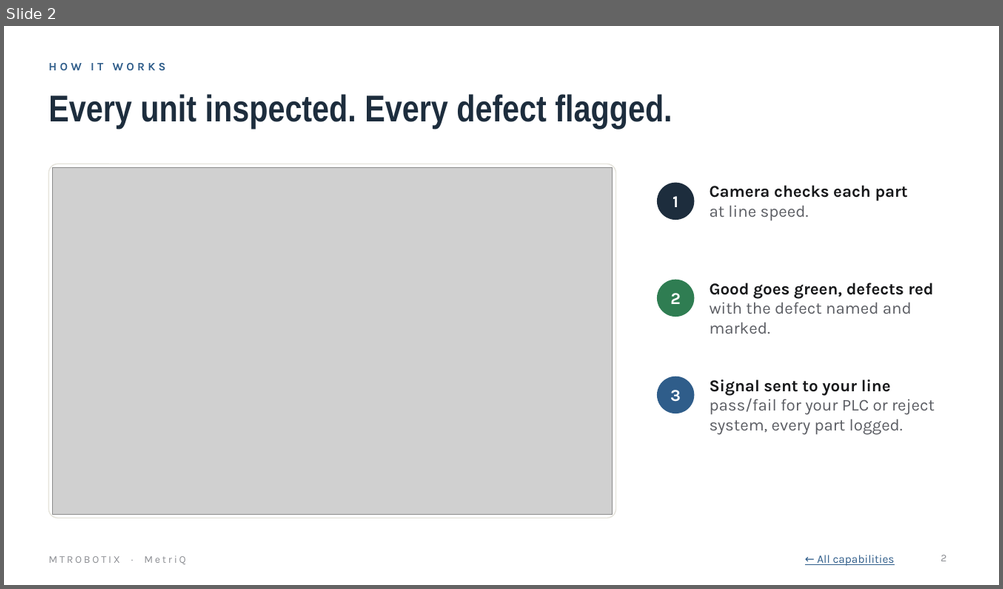
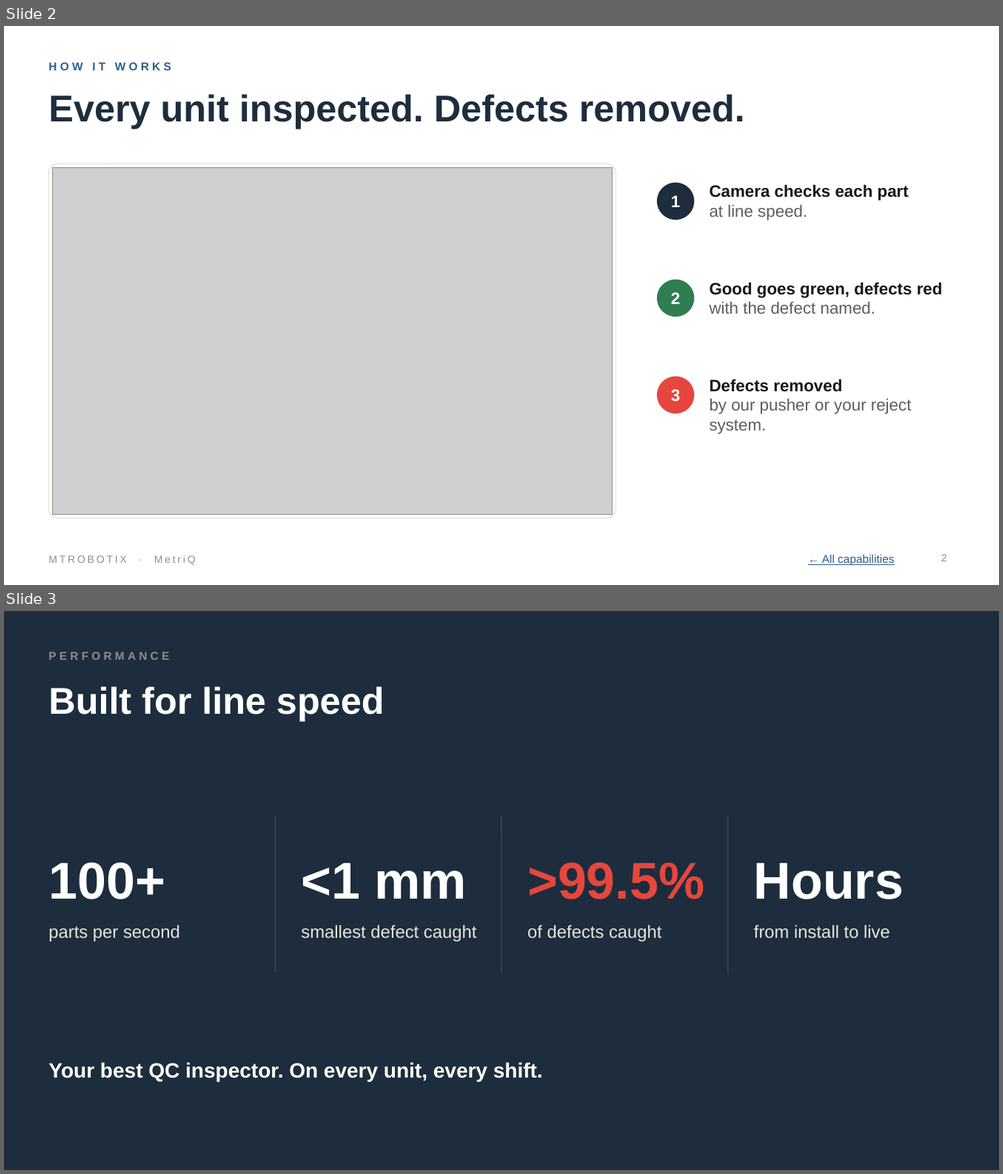
Before and after one commit to MTRobotix/MTR-SOP, a slide deck: content/general/attachments/metriq-pitch-deck.pptx. Shown one above the other, each under a label of ours: slide 2 before the commit, slides 2 and 3 after it. The pictures are 1003x589 and 1003x1174 pixels, drawn with LibreOffice and Linux fonts; fonts in the diff are those of the drawing; grey boxes stand for pictures. Boxes give left, top, right and bottom in pixels: in the first picture for what was removed or moved away, otherwise in the second. Text is boxed around its words. In the diff, an @@ line names an element or a change of style, - is before the commit and + after.

```diff
--- a/content/general/attachments/metriq-pitch-deck.pptx
+++ b/content/general/attachments/metriq-pitch-deck.pptx
@@ slide 3 added at (4,611,999,1170), background #1D2D3D @@
@@ text added at (48,652,169,660), 11 pt, text #8B8D92, bold @@
+PERFORMANCE
@@ text added at (48,686,384,721), 36 pt, text #FFFFFF, bold @@
+Built for line speed
@@ line added from (275, 816) to (275, 973), #3A4A5B 1 pt @@
@@ line added from (502, 816) to (502, 973), #3A4A5B 1 pt @@
@@ line added from (728, 816) to (728, 973), #3A4A5B 1 pt @@
@@ text added at (48,863,165,900), 50 pt, text #FFFFFF, bold @@
+100+
@@ text added at (301,863,466,899), 50 pt, text #FFFFFF, bold @@
+<1 mm
@@ text added at (527,863,704,900), 50 pt, text #E5463D, bold @@
+>99.5%
@@ text added at (754,863,903,900), 50 pt, text #FFFFFF, bold @@
+Hours
@@ text added at (48,925,180,942), 17 pt, text #E6E4DC @@
+parts per second
@@ text added at (301,925,477,942), 17 pt, text #E6E4DC @@
+smallest defect caught
@@ text added at (527,925,662,942), 17 pt, text #E6E4DC @@
+of defects caught
@@ text added at (754,925,890,939), 17 pt, text #E6E4DC @@
+from install to live
@@ text added at (48,1062,543,1082), 20 pt, text #FFFFFF, bold @@
+Your best QC inspector. On every unit, every shift.
@@ slide 2 changed as well @@
@@ title at (48,94,745,128): text changed; font Arial Narrow to Arial @@
-Every unit inspected. Every defect flagged.
+Every unit inspected. Defects removed.
@@ text at (709,282,942,298): font Karla to Arial in "Good goes green, defects red" @@
@@ text at (709,302,875,314): text changed; font Karla to Arial @@
-with the defect named and marked.
+with the defect named.
@@ ellipse at (657,377,694,414): fill #2F5D8A to #E5463D @@
@@ text at (709,379,911,434): text changed; font Karla to Arial @@
-Signal sent to your line
-pass/fail for your PLC or reject system, every part logged.
+Defects removed
+by our pusher or your reject system.
@@ font Karla to Arial in 6 elements at (48,62,171,70), (671,195,680,207), (709,184,908,221), (671,389,680,402), (822,555,893,565), (48,556,196,565) @@
```
Also in this commit, not shown: 12 other slides changed, 1 slide removed, 4 other files.
